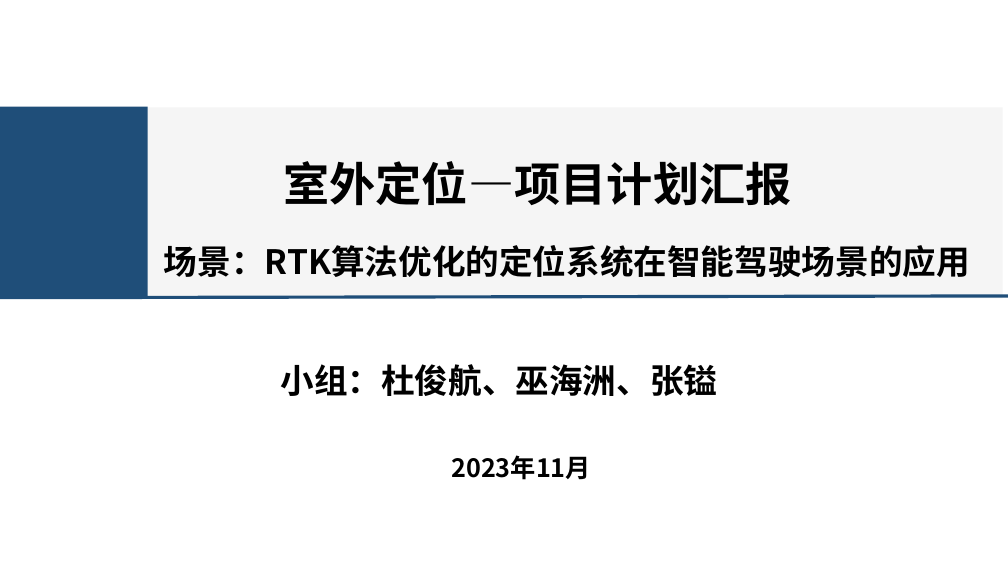
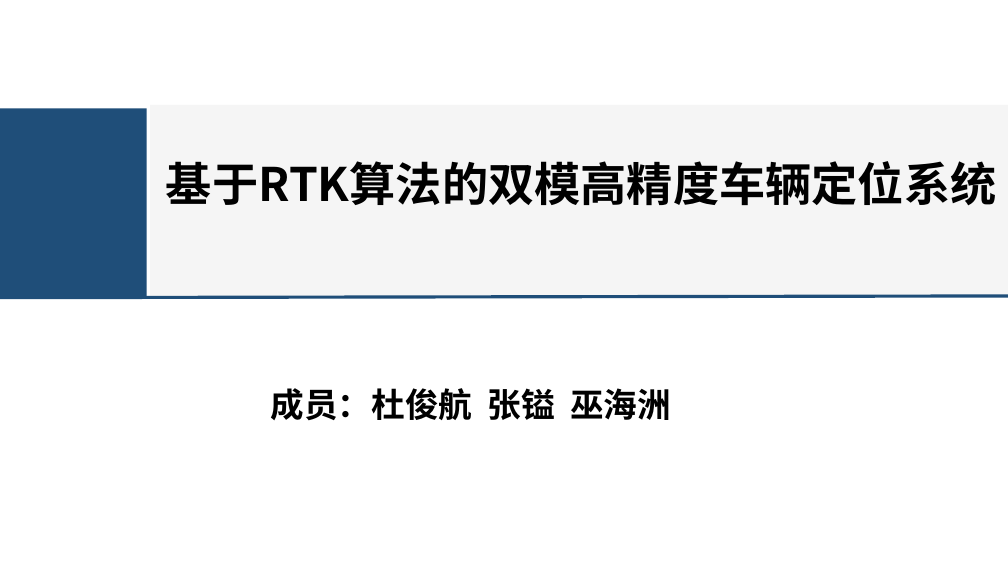
Before and after one commit to kashima19960/ppt-summary, a slide deck: slide 1 of summary/lastest_version/室外定位—项目计划汇报.pptx. Drawn at 1008x567 pixels with LibreOffice and Linux fonts; fonts in the diff are those of the drawing. Boxes give left, top, right and bottom in pixels: in the first picture for what was removed or moved away, otherwise in the second. Text is boxed around its words. In the diff, an @@ line names an element or a change of style, - is before the commit and + after.

```diff
--- a/summary/lastest_version/室外定位—项目计划汇报.pptx
+++ b/summary/lastest_version/室外定位—项目计划汇报.pptx
@@ rectangle moved from (x1=142, y1=107, x2=1003, y2=299) to (x1=150, y1=105, x2=1008, y2=296) @@
@@ text at (x1=166, y1=161, x2=996, y2=206): text changed @@
-室外定位—项目计划汇报
+基于RTK算法的双模高精度车辆定位系统
@@ text removed at (x1=164, y1=245, x2=970, y2=277) @@
-场景：RTK算法优化的定位系统在智能驾驶场景的应用
@@ text at (x1=271, y1=388, x2=671, y2=420): text changed @@
-小组：杜俊航、巫海洲、张镒
+成员：杜俊航 张镒 巫海洲
@@ text removed at (x1=451, y1=455, x2=591, y2=480) @@
-2023年11月
```
Also in this commit, not shown: 8 other slides changed, 7 slides added, 10 slides removed, 1 other file.
